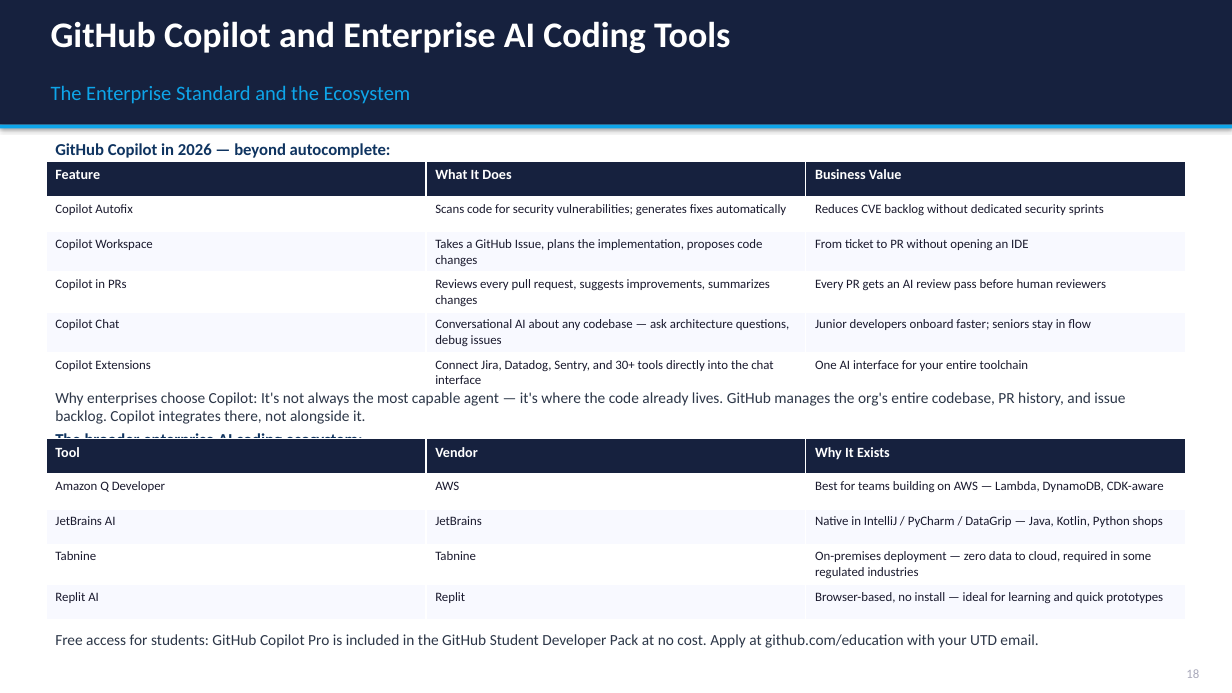
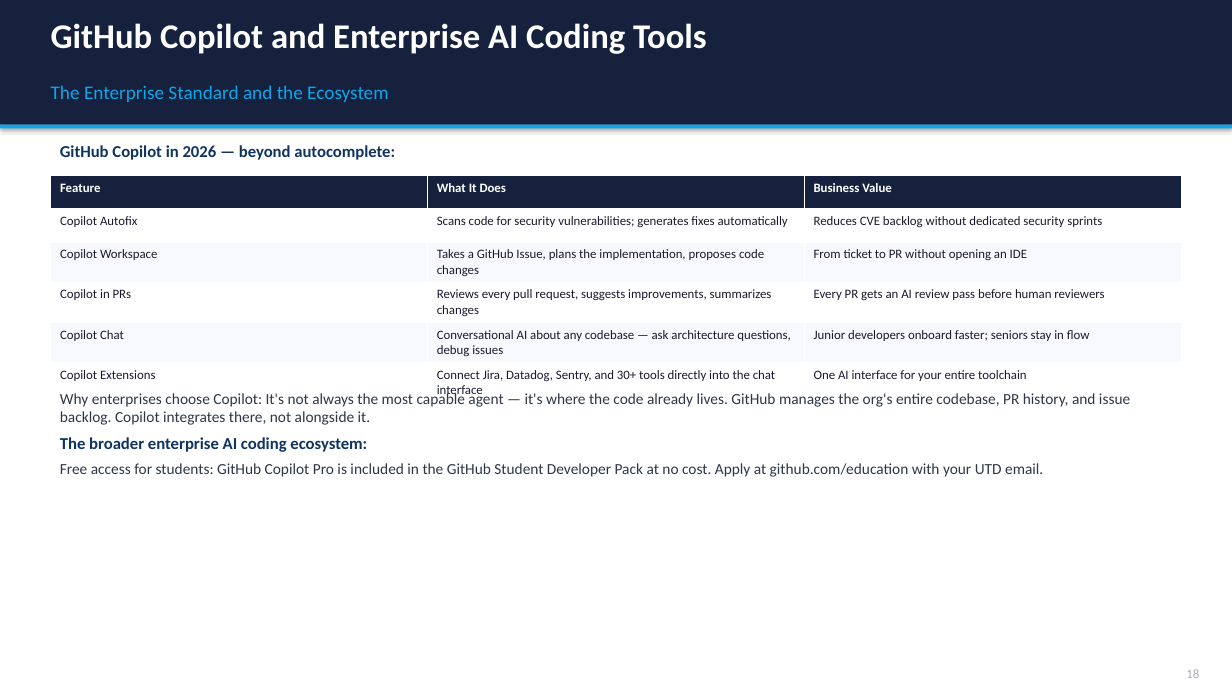
Before and after one commit to appjr/GenAIForBusinessOnline, a slide deck: slide 21 of Class 11/Week11_AI_Trends_Slides.pptx. Drawn at 1232x693 pixels with LibreOffice and Linux fonts; fonts in the diff are those of the drawing. Boxes give left, top, right and bottom in pixels: in the first picture for what was removed or moved away, otherwise in the second. Text is boxed around its words. In the diff, an @@ line names an element or a change of style, - is before the commit and + after.

```diff
--- a/Class 11/Week11_AI_Trends_Slides.pptx
+++ b/Class 11/Week11_AI_Trends_Slides.pptx
@@ text "GitHub Copilot and Enterprise AI ..." at bbox=[51, 23, 707, 54]: size 28 to 27 pt @@
@@ text "The Enterprise Standard and the ..." at bbox=[51, 85, 388, 102]: size 16 to 15 pt @@
@@ text "GitHub Copilot in 2026 — ..." at bbox=[60, 145, 395, 160]: more space between paragraphs @@
@@ table at bbox=[51, 176, 1182, 403] @@
@@ size 11 to 10 pt in "Feature", "What It Does", "Business Value" @@
@@ table: place and size @@
-table at bbox=[46, 162, 1186, 388]
+table at bbox=[51, 176, 1182, 403]
@@ text at bbox=[60, 391, 1130, 452]: more space between paragraphs @@
@@ table removed at bbox=[46, 439, 1186, 615], 5 rows, 3 columns @@
-Tool | Vendor | Why It Exists
-Amazon Q Developer | AWS | Best for teams building on AWS — Lambda, DynamoDB, CDK-aware
-JetBrains AI | JetBrains | Native in IntelliJ / PyCharm / DataGrip — Java, Kotlin, Python shops
-Tabnine | Tabnine | On-premises deployment — zero data to cloud, required in some regulated industries
-Replit AI | Replit | Browser-based, no install — ideal for learning and quick prototypes
@@ text at bbox=[60, 463, 1043, 477]: paragraph added @@
+Free access for students: GitHub Copilot Pro is included in the GitHub Student Developer Pack at no cost. Apply at github.com/education with your UTD email.
@@ text removed at bbox=[55, 634, 1038, 648] @@
-Free access for students: GitHub Copilot Pro is included in the GitHub Student Developer Pack at no cost. Apply at github.com/education with your UTD email.
```
Also in this commit, not shown: 31 other slides changed, 13 other files.
